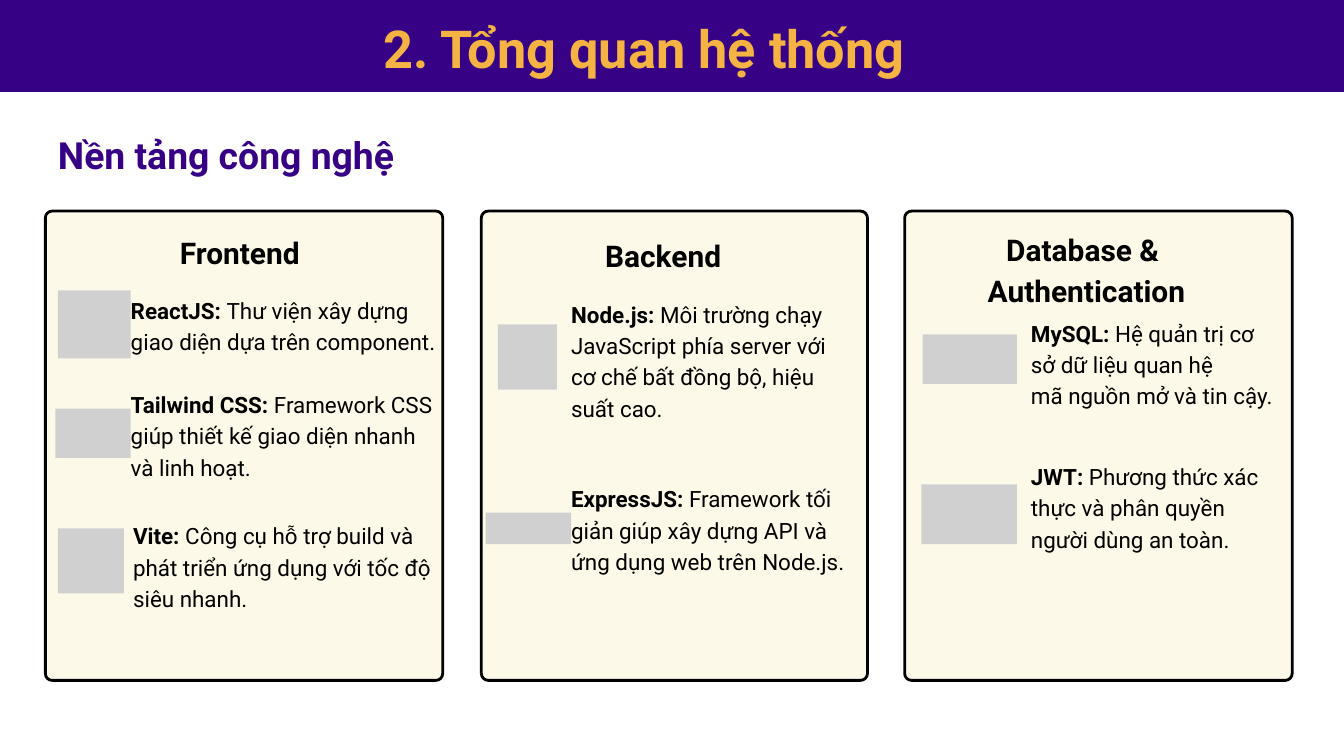
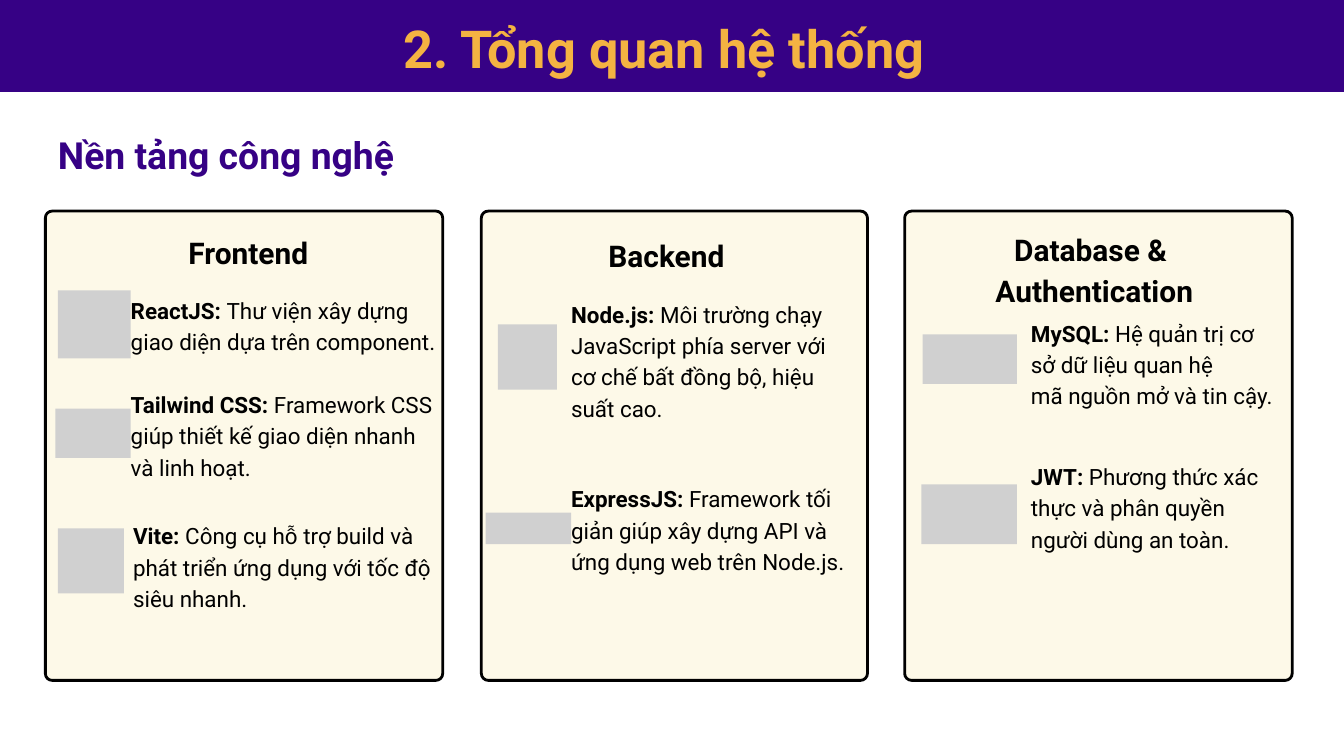
Before and after one commit to Huyle205/csn-da23ttc-letuanhuy-webhoctap-reactjs, a slide deck: slide 6 of thesis/abs/Bao cao thuyet trinh.pptx. Drawn at 1344x756 pixels with LibreOffice and Linux fonts; fonts in the diff are those of the drawing; grey boxes stand for pictures. Boxes give left, top, right and bottom in pixels: in the first picture for what was removed or moved away, otherwise in the second. Text is boxed around its words. In the diff, an @@ line names an element or a change of style, - is before the commit and + after.

```diff
--- a/thesis/abs/Bao cao thuyet trinh.pptx
+++ b/thesis/abs/Bao cao thuyet trinh.pptx
@@ text "2. Tổng quan hệ thống": place and size @@
-text "2. Tổng quan hệ thống" at (384,25,905,79)
+text "2. Tổng quan hệ thống" at (404,25,925,79)
@@ text "Frontend": place and size @@
-text "Frontend" at (180,241,300,265)
+text "Frontend" at (188,241,308,265)
@@ text "Database &": place and size @@
-text "Database &" at (988,238,1186,303)
+text "Database &" at (995,238,1193,303)
```
Also in this commit, not shown: 3 other slides changed.
